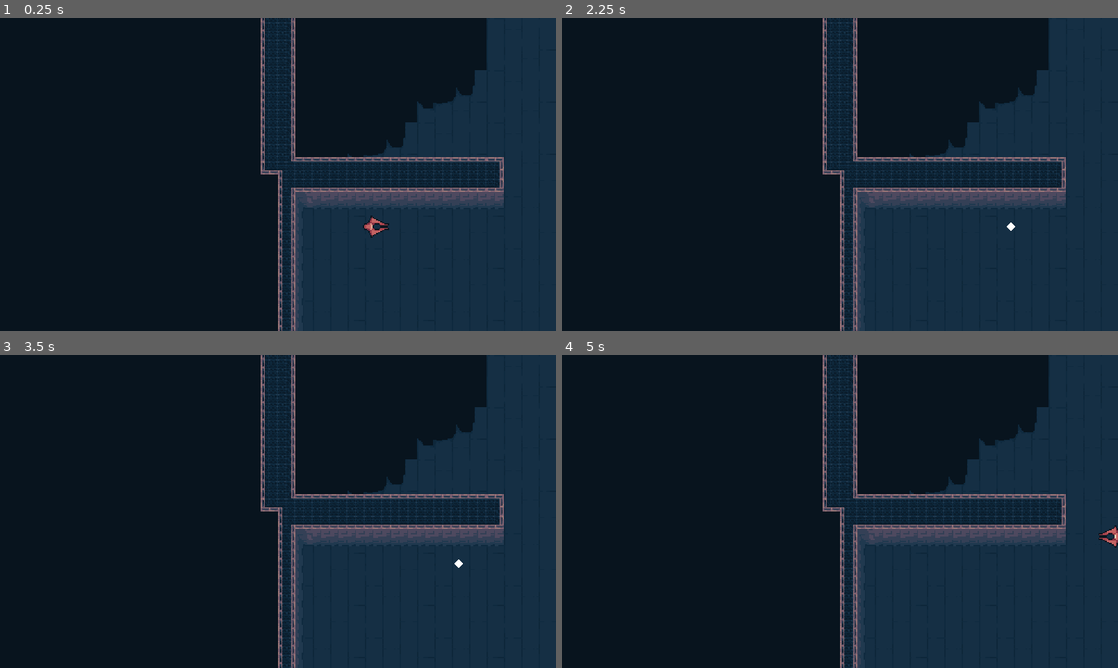
Above: before the commit, frames 1-4 (two rows, left to right).
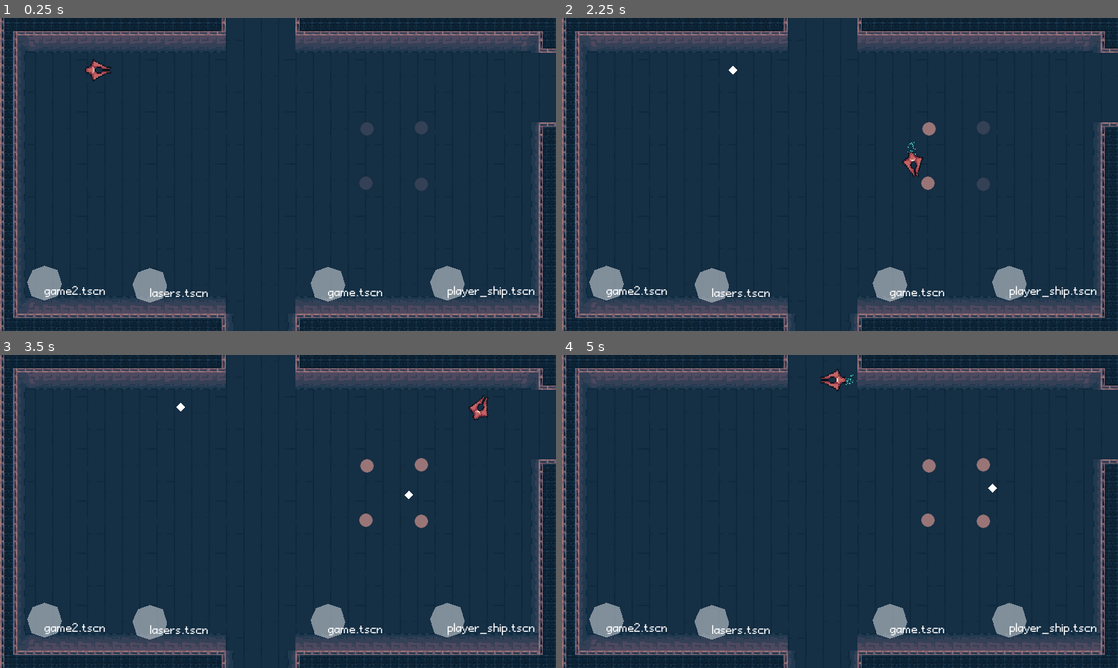
Above: after the commit, the same moments.

Repository: boukew99/godot_wild_jam_34
Game: Godot game, scene res://physics/2d/room/test_room.tscn
Same seed, same stepped clock (60 frames per second), same inputs: the game is played once before the commit and once after it.
Inputs (mouse positions are in pixels of both pictures, inside the frame that each line leads up to):
- Up to frame 1 (0.25 s): no input
- Up to frame 2 (2.25 s): tap Enter (ui_accept) at 0.5, 0.77, 1.52 s; move the mouse to (962, 158) at 0.52 s; hold Right (move_right) 0.53-1.28 s; hold X (bomb) 0.53-1.28 s; click (962, 158) at 0.67 s; move the mouse to (728, 190) at 1.27 s; hold Down (move_down) 1.28-2.03 s; tap Z (laser) at 1.35 s; move the mouse to (895, 105) at 2.02 s; hold Right (move_right) from 2.03 s (still down); hold C (nitro) from 2.03 s (still down)
- Up to frame 3 (3.5 s): move the mouse to (250, 574) at 2.77 s; release Right (move_right) at 2.78 s; release C (nitro) at 2.78 s; hold Up (move_up) from 2.78 s (still down); tap X (bomb) at 2.85 s; click (250, 574) at 2.92 s; tap Enter (ui_accept) at 3.02 s
- Up to frame 4 (5 s): move the mouse to (1006, 558) at 3.52 s; release Up (move_up) at 3.53 s; hold Z (laser) 3.53-4.28 s; hold Left (move_left) from 3.53 s (still down); tap Enter (ui_accept) at 3.77, 4.52 s; move the mouse to (673, 464) at 4.27 s; tap C (nitro) at 4.35 s

The runs differ from the first frame. In frame 1, 70% of the frame differs, in the area x 0-100%, y 0-100%; in frame 2, 70%; in frame 3, 70%; in frame 4, 70%.

Commit message:
camera fix

Diff:
--- a/godot_wild_jam_34/physics/2d/grid_camera_2D.gd
+++ b/godot_wild_jam_34/physics/2d/grid_camera_2D.gd
@@ -11,9 +11,8 @@
 	set_as_toplevel(true)
 
 	# so immediate correct starting position
-	smoothing_enabled = false
 	var block_position = (target.position / block_size).floor()
-	position = block_position * block_size
+	position = block_position * block_size + block_size / 2
 	yield(get_tree(), "idle_frame")
 	smoothing_enabled = true
 
